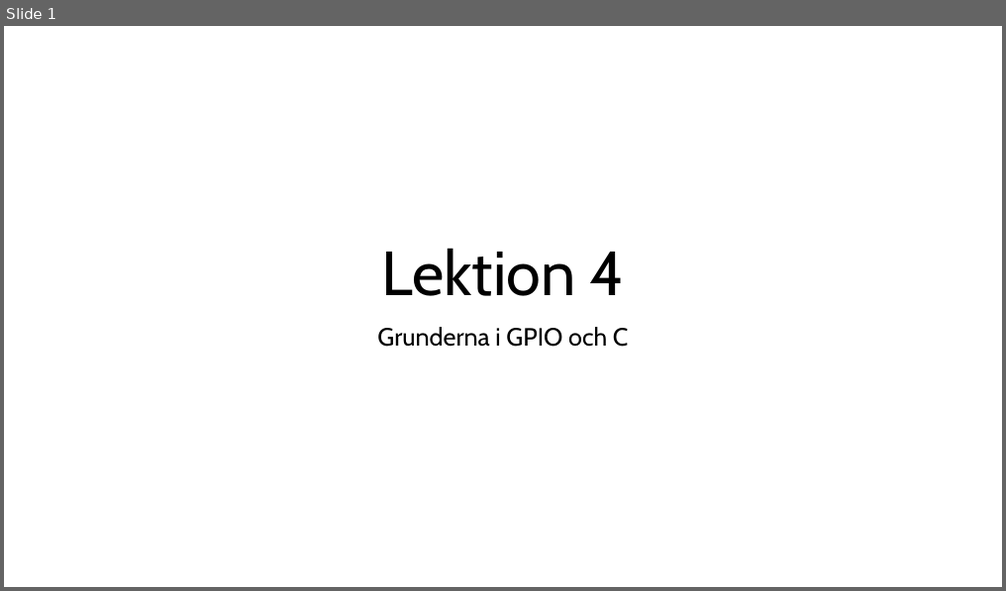
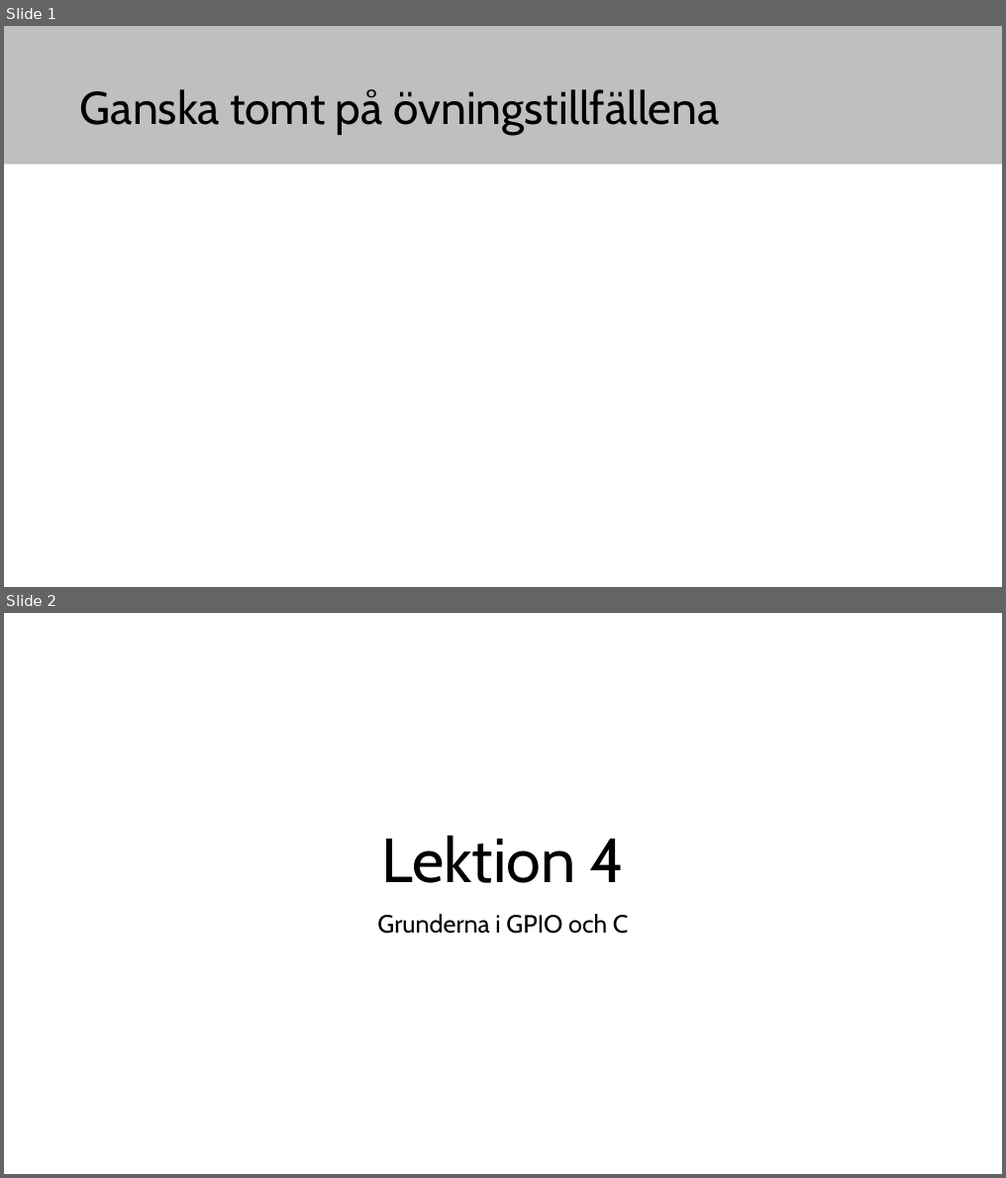
Before and after one commit to elias-at-chalmers/mop-lecture_notes-mirror, a slide deck: slides/lecture04-intro-gpio-c.pptx. Shown one above the other, each under a label of ours: slide 1 before the commit, slides 1 and 2 after it. The pictures are 1006x591 and 1006x1178 pixels, drawn with LibreOffice and Linux fonts; fonts in the diff are those of the drawing. Boxes give left, top, right and bottom in pixels: in the first picture for what was removed or moved away, otherwise in the second. Text is boxed around its words. In the diff, an @@ line names an element or a change of style, - is before the commit and + after.

```diff
--- a/slides/lecture04-intro-gpio-c.pptx
+++ b/slides/lecture04-intro-gpio-c.pptx
@@ slide 1 added at (x1=4, y1=26, x2=1002, y2=587), background #FFFFFF @@
@@ rectangle added at (x1=4, y1=26, x2=1002, y2=165), fill #BFBFBF @@
@@ title added at (x1=80, y1=89, x2=720, y2=135), 44 pt, text #000000 @@
+Ganska tomt på övningstillfällena
@@ what was slide 1 is now slide 2 @@
```
Also in this commit, not shown: 6 slides changed, 4 other slides added, 3 slides removed, 1 other file.
